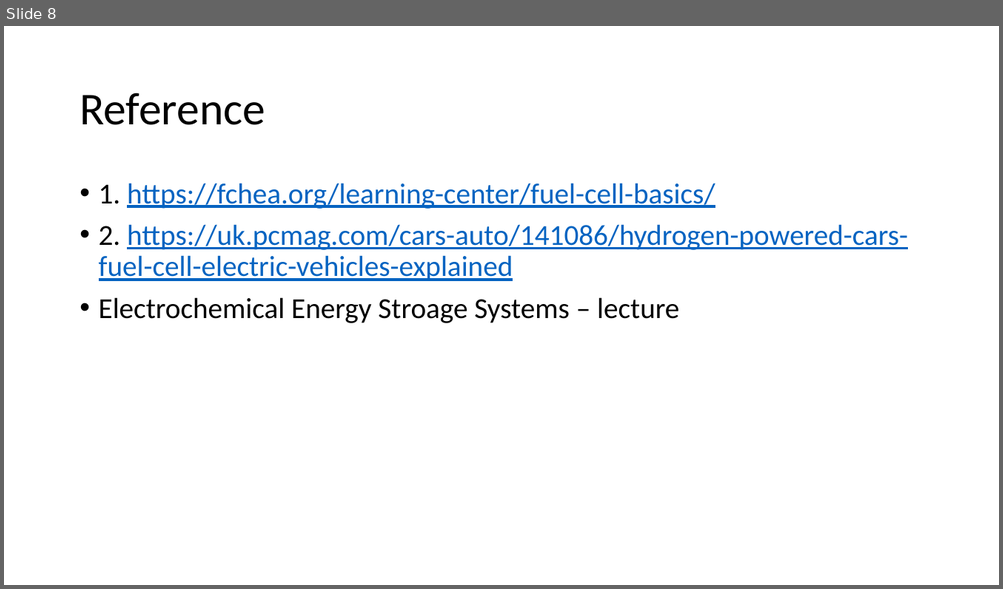
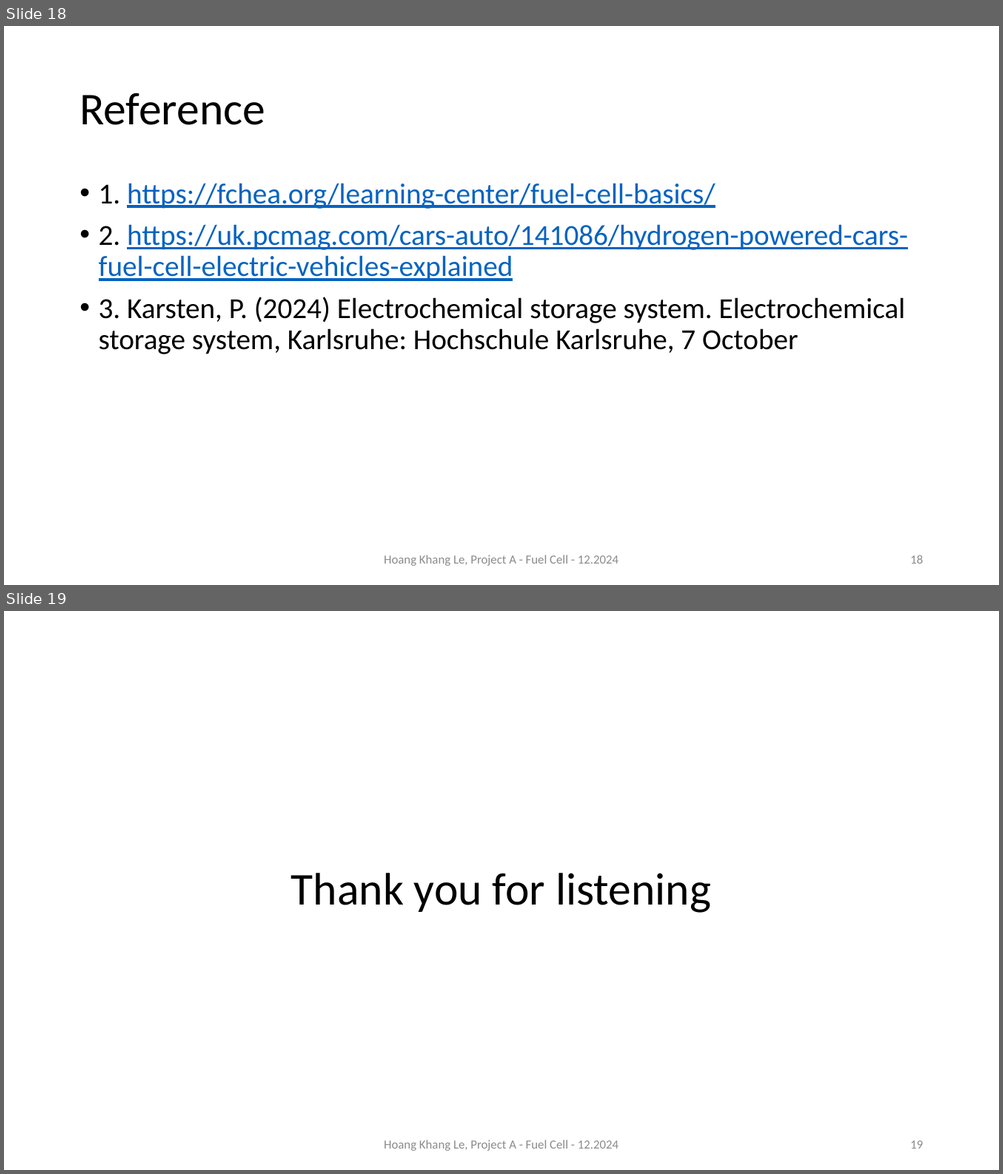
Before and after one commit to alpha7894550/ProjectA_fuelCell, a slide deck: Presentation_fuel_cell_project_khang.pptx. Shown one above the other, each under a label of ours: slide 8 before the commit, slides 18 and 19 after it. The pictures are 1003x589 and 1003x1174 pixels, drawn with LibreOffice and Linux fonts; fonts in the diff are those of the drawing. Boxes give left, top, right and bottom in pixels: in the first picture for what was removed or moved away, otherwise in the second. Text is boxed around its words. In the diff, an @@ line names an element or a change of style, - is before the commit and + after.

```diff
--- a/Presentation_fuel_cell_project_khang.pptx
+++ b/Presentation_fuel_cell_project_khang.pptx
@@ slide 19 added at box(4, 611, 999, 1170), background #FFFFFF @@
@@ title added at box(291, 873, 711, 913), 44 pt, text #000000 @@
+Thank you for listening
@@ text added at box(384, 1140, 618, 1151), 12 pt, text #8C8C8C @@
+Hoang Khang Le, Project A - Fuel Cell - 12.2024
@@ page number added at box(910, 1141, 922, 1149), 12 pt, text #8C8C8C @@
+19
@@ what was slide 8 is now slide 18 @@
@@ slide 18 changed as well @@
@@ text at box(99, 297, 905, 355): text changed @@
-• Electrochemical Energy Stroage Systems – lecture
+• 3. Karsten, P. (2024) Electrochemical storage system. Electrochemical storage system, Karlsruhe: Hochschule Karlsruhe, 7 October
@@ text added at box(384, 555, 618, 566), 12 pt, text #8C8C8C @@
+Hoang Khang Le, Project A - Fuel Cell - 12.2024
@@ page number added at box(910, 555, 922, 564), 12 pt, text #8C8C8C @@
+18
```
Also in this commit, not shown: 5 other slides changed, 12 other slides added, 2 slides removed, 4 other files.
